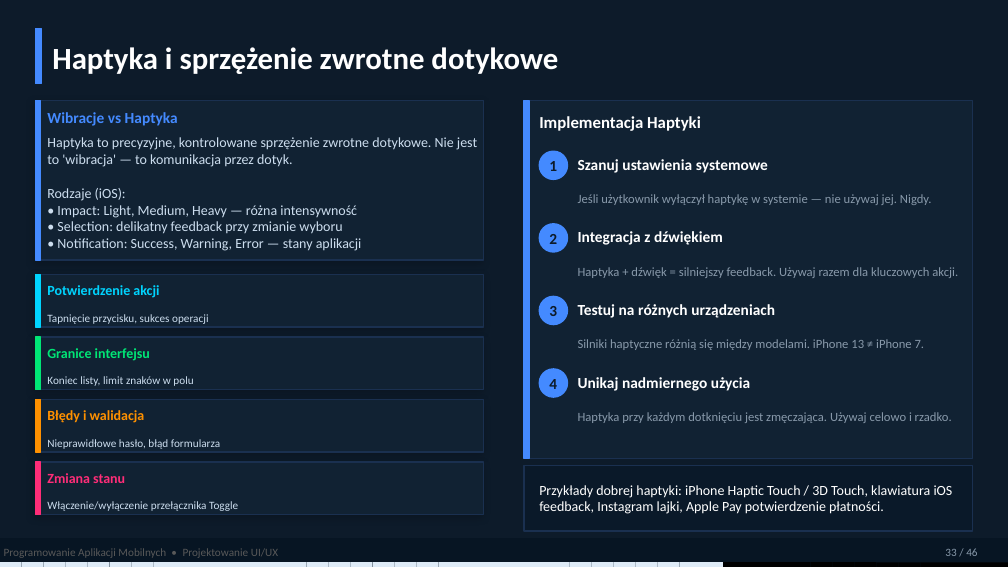
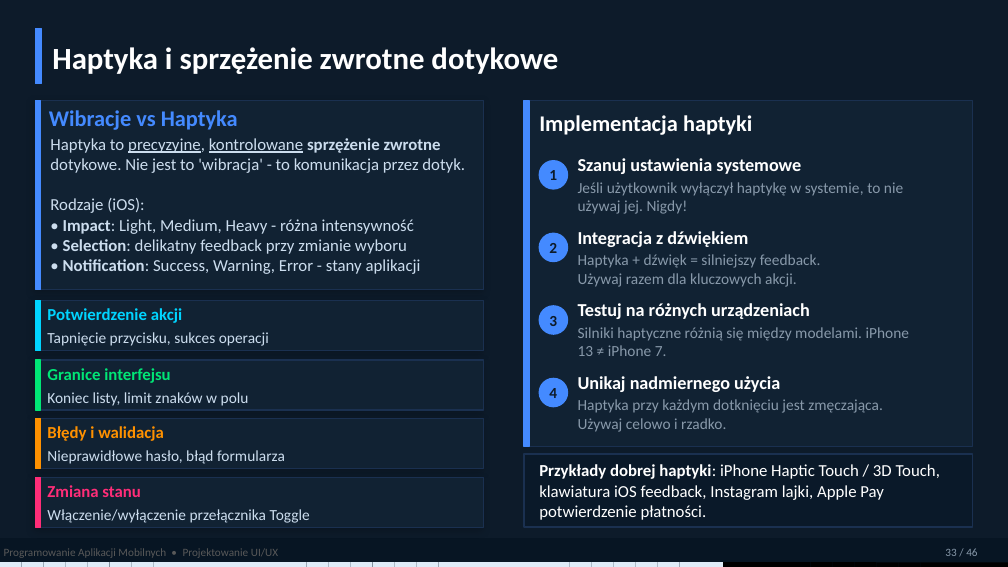
Before and after one commit to MatPomGit/mobileHub, a slide deck: slide 33 of wyklady/w3_ui.pptx. Drawn at 1008x567 pixels with LibreOffice and Linux fonts; fonts in the diff are those of the drawing. Boxes give left, top, right and bottom in pixels: in the first picture for what was removed or moved away, otherwise in the second. Text is boxed around its words. In the diff, an @@ line names an element or a change of style, - is before the commit and + after.

```diff
--- a/wyklady/w3_ui.pptx
+++ b/wyklady/w3_ui.pptx
@@ rectangle: place and size @@
-rectangle at box(35, 101, 484, 260)
+rectangle at box(35, 101, 484, 289)
@@ rectangle: place and size @@
-rectangle at box(35, 101, 40, 260)
+rectangle at box(35, 101, 40, 289)
@@ text "Wibracje vs Haptyka" at box(49, 110, 238, 130): size 11 to 16 pt @@
@@ rectangle: place and size @@
-rectangle at box(524, 101, 973, 459)
+rectangle at box(524, 101, 973, 447)
@@ rectangle: place and size @@
-rectangle at box(524, 101, 529, 459)
+rectangle at box(524, 101, 529, 447)
@@ text at box(539, 115, 752, 135): text changed; size 12 to 16 pt @@
-Implementacja Haptyki
+Implementacja haptyki
@@ text at box(50, 138, 465, 173): text changed; size 10 to 12 pt @@
-Haptyka to precyzyjne, kontrolowane sprzężenie zwrotne dotykowe. Nie jest to 'wibracja' — to komunikacja przez dotyk.
+Haptyka to precyzyjne, kontrolowane sprzężenie zwrotne dotykowe. Nie jest to 'wibracja' - to komunikacja przez dotyk.
@@ text at box(50, 198, 407, 254): size 10 to 12 pt in "Rodzaje (iOS):", "• Selection: delikatny feedback przy zmianie wyboru"; bold on in "Selection:" @@
@@ text at box(578, 182, 903, 214): text changed; size 9 to 11 pt @@
-Jeśli użytkownik wyłączył haptykę w systemie — nie używaj jej. Nigdy.
+Jeśli użytkownik wyłączył haptykę w systemie, to nie używaj jej. Nigdy!
@@ text at box(63, 219, 414, 234): text changed; size 10 to 12 pt @@
-• Impact: Light, Medium, Heavy — różna intensywność
+• Impact: Light, Medium, Heavy - różna intensywność
@@ text at box(63, 259, 421, 274): text changed; size 10 to 12 pt @@
-• Notification: Success, Warning, Error — stany aplikacji
+• Notification: Success, Warning, Error - stany aplikacji
@@ 2 rectangles, 1 text: place and size @@
-2 rectangles, 1 text at box(35, 275, 484, 328)
+2 rectangles, 1 text at box(35, 300, 484, 351)
@@ size 8 to 11 pt in 4 elements at box(47, 509, 310, 523), box(47, 450, 285, 464), box(47, 392, 249, 406), box(47, 332, 269, 346) @@
@@ size 10 to 12 pt in 4 elements at box(47, 485, 140, 497), box(47, 426, 164, 441), box(47, 368, 170, 383), box(47, 308, 182, 323) @@
@@ 4 rectangles, 2 texts: place and size @@
-4 rectangles, 2 texts at box(35, 314, 484, 452)
+4 rectangles, 2 texts at box(35, 332, 484, 469)
@@ 6 texts, 4 ellipses: place and size @@
-6 texts, 4 ellipses at box(47, 151, 568, 483)
+6 texts, 4 ellipses at box(47, 160, 568, 497)
@@ size 11 to 13 pt in 4 elements at box(578, 158, 801, 174), box(578, 231, 748, 247), box(578, 303, 810, 319), box(578, 376, 780, 392) @@
@@ size 9 to 11 pt in 3 elements at box(578, 254, 821, 287), box(578, 327, 909, 356), box(578, 399, 883, 432) @@
@@ 2 texts, 2 rectangles: place and size @@
-2 texts, 2 rectangles at box(35, 376, 484, 514)
+2 texts, 2 rectangles at box(35, 392, 484, 527)
@@ rectangle: place and size @@
-rectangle at box(524, 466, 973, 531)
+rectangle at box(524, 454, 973, 527)
@@ text "Przykłady dobrej haptyki: iPhone Haptic ...": place and size @@
-text "Przykłady dobrej haptyki: iPhone Haptic ..." at box(539, 485, 953, 514)
+text "Przykłady dobrej haptyki: iPhone Haptic ..." at box(539, 464, 940, 520)
@@ text "Przykłady dobrej haptyki: iPhone Haptic ..." at box(539, 464, 940, 520): size 10 to 12 pt; bold on in "Przykłady dobrej haptyki:" @@
```
Also in this commit, not shown: 39 other slides changed, 1 other file.
